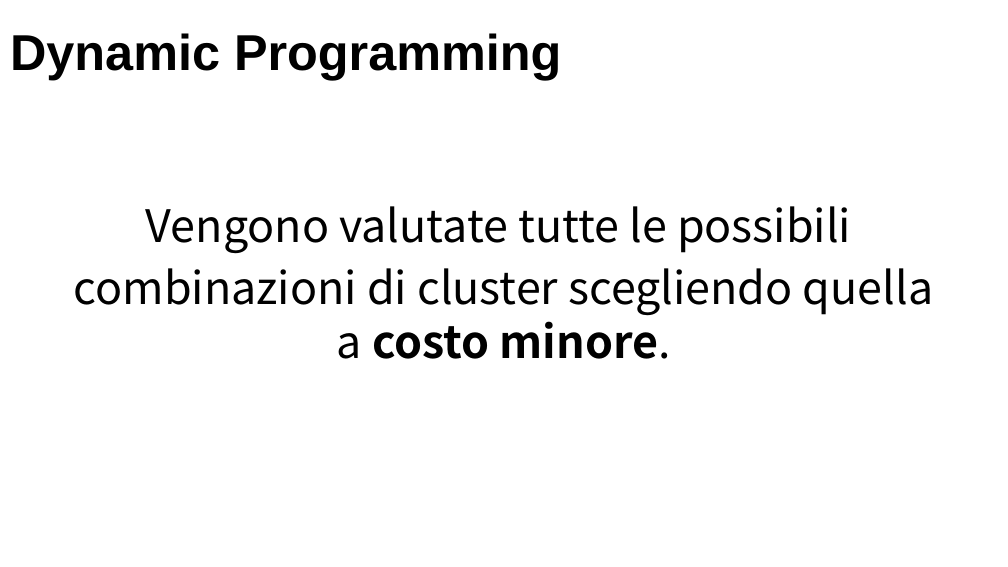
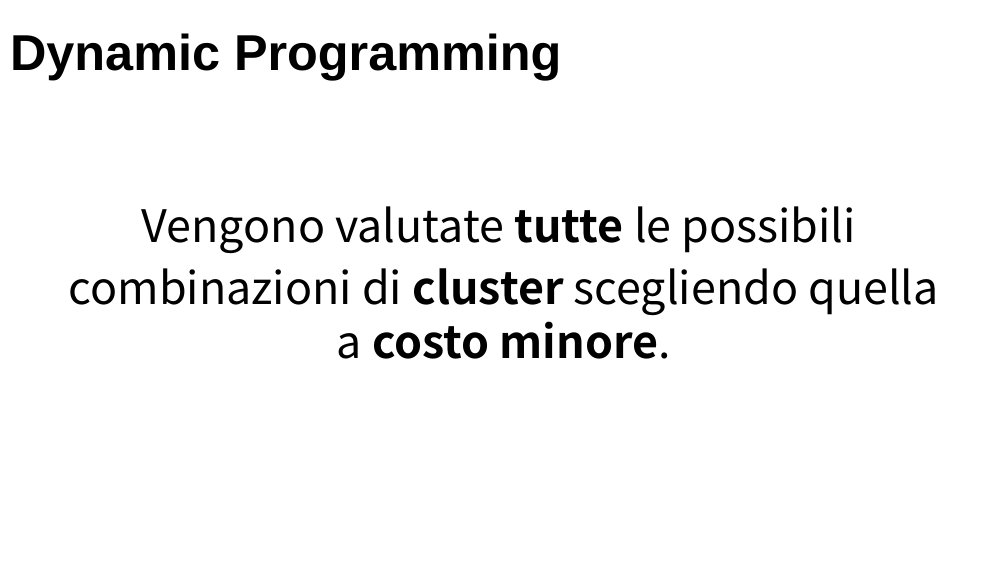
Before and after one commit to Navypowder/DP-P-project, a slide deck: slide 6 of Presentation/Towards_Identity_Anonymization_on_graph(K-degree anonymization).pptx. Drawn at 1008x567 pixels with LibreOffice and Linux fonts; fonts in the diff are those of the drawing; background and template pictures are left out. Boxes give left, top, right and bottom in pixels: in the first picture for what was removed or moved away, otherwise in the second. Text is boxed around its words. In the diff, an @@ line names an element or a change of style, - is before the commit and + after.

```diff
--- a/Presentation/Towards_Identity_Anonymization_on_graph(K-degree anonymization).pptx
+++ b/Presentation/Towards_Identity_Anonymization_on_graph(K-degree anonymization).pptx
@@ text "Vengono valutate tutte le possibili" at [69, 206, 939, 359]: bold on in "tutte", "cluster" @@
```
Also in this commit, not shown: 8 other slides changed, 5 slides added.
